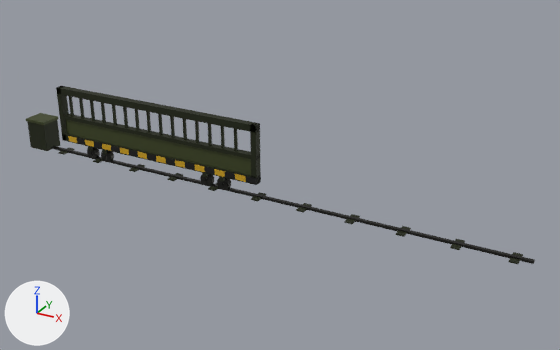
The Blender file bron/poort/uit/poort.blend, before and after one commit.
Camera for both pictures: a 50 mm lens placed at (9.52, -11.35, 6.54), pointed at (2.85, 0.79, 0.46). Arrows for +X, +Y and +Z are at lower left; the lights stay in place. The picture after the commit comes second.

In view in the first picture: 'Beugel0', 'Beugel1', 'Beugel2', 'Beugel3', 'Poort_donker', 'Poort_geel', 'Poort_staal', 'Poort_zwart', 'Vast_donker', 'Vast_metaal', 'Vast_staal', 'Wiel0', 'Wiel1', 'Wiel2', 'Wiel3'.
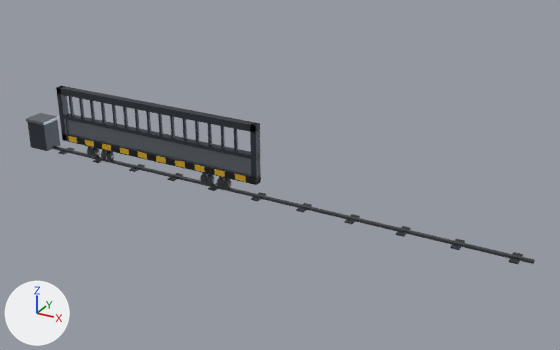
Location of each change, [x1, y1, x2, y2] in pixels of the pictures (560 x 350 px):
```json
{"object": "Poort_donker", "change": "recoloured, surface changed", "before": [57, 86, 261, 185], "after": [57, 86, 261, 185], "on screen": "dark green to dark grey"}
{"object": "Poort_staal", "change": "recoloured, surface changed", "before": [66, 120, 251, 175], "after": [66, 120, 251, 175], "on screen": "dark green to grey"}
{"object": "Vast_metaal", "change": "recoloured", "before": [52, 146, 535, 264], "after": [52, 146, 535, 264]}
{"object": "Vast_donker", "change": "recoloured, surface changed", "before": [27, 120, 523, 264], "after": [27, 120, 523, 264]}
{"object": "Vast_staal", "change": "recoloured, surface changed", "before": [26, 113, 58, 125], "after": [26, 113, 58, 125], "on screen": "dark green to grey"}
{"object": "Wiel3", "change": "recoloured", "before": [217, 178, 231, 190], "after": [217, 178, 231, 190]}
{"object": "Wiel2", "change": "recoloured", "before": [200, 174, 214, 186], "after": [200, 174, 214, 186]}
{"object": "Wiel1", "change": "recoloured", "before": [101, 151, 114, 162], "after": [101, 151, 114, 162]}
{"object": "Wiel0", "change": "recoloured", "before": [87, 148, 100, 159], "after": [87, 148, 100, 159]}
{"object": "Beugel2", "change": "recoloured, surface changed", "before": [202, 172, 208, 178], "after": [202, 172, 208, 178]}
{"object": "Beugel3", "change": "recoloured, surface changed", "before": [219, 176, 225, 182], "after": [219, 176, 225, 182]}
{"object": "Beugel0", "change": "recoloured, surface changed", "before": [88, 146, 94, 151], "after": [88, 146, 94, 151]}
{"object": "Beugel1", "change": "recoloured, surface changed", "before": [102, 149, 107, 154], "after": [102, 149, 107, 154]}
```

Edits to the scene script, one JSON object a line:
```json
{"op": "set", "path": "mat_staal.base_color", "old": "(0.0657, 0.0815, 0.0259)", "new": "(0.237, 0.268, 0.302)", "note": "dark green #48512d -> grey #868d95"}
{"op": "set", "path": "mat_staal.metallic", "old": "0.45", "new": "0.9"}
{"op": "set", "path": "mat_staaldonker.base_color", "old": "(0.0203, 0.0259, 0.00942)", "new": "(0.0707, 0.0815, 0.0993)", "note": "dark green #272d18 -> dark grey #4b5159"}
{"op": "set", "path": "mat_staaldonker.metallic", "old": "0.4", "new": "0.85"}
{"op": "set", "path": "mat_staaldonker.roughness", "old": "0.6", "new": "0.45"}
{"op": "set", "path": "mat_metaal.base_color", "old": "(0.029, 0.029, 0.0259)", "new": "(0.119, 0.126, 0.133)", "note": "dark grey #30302d -> dark grey #616366"}
```
